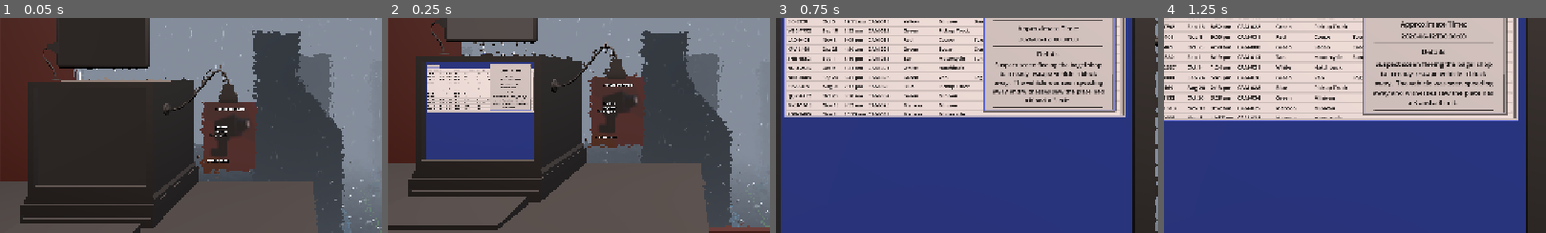
Above: before the commit, frames 1-4 (left to right).
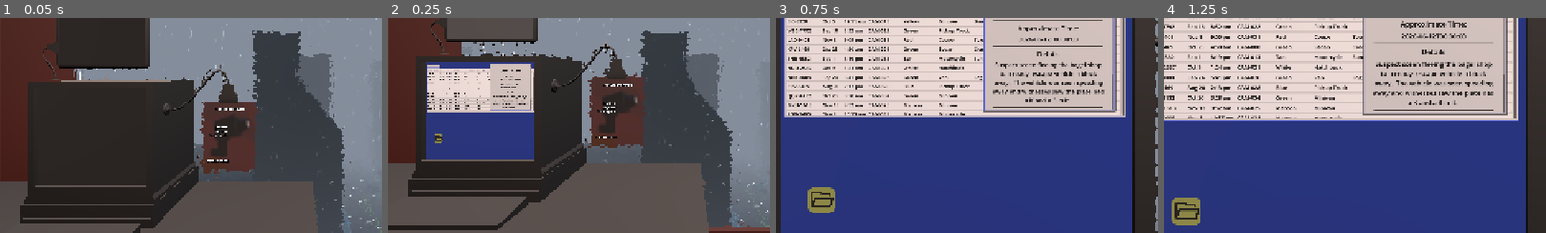
Above: after the commit, the same moments.

Repository: Ciph3rzer0/brackeys-2026.2-trust-no-one
Game: Godot game, scene res://scenes/city.tscn
Same seed, same stepped clock (60 frames per second), same inputs: the game is played once before the commit and once after it. Sound files missing from this copy of the repository are replaced by a short silence.
Inputs (mouse positions are % of the whole screen's width and height, from its top left):
- Up to frame 1 (0.05 s): no input
- Up to frame 2 (0.25 s): no input
- Up to frame 3 (0.75 s): tap Enter at 0.5 s; move the mouse to (55, 50) at 0.52 s; hold W (pc_forward) from 0.53 s (still down); hold E (pc_interact) from 0.53 s (still down); click (55, 50) at 0.67 s
- Up to frame 4 (1.25 s): keep holding W (pc_forward); keep holding E (pc_interact); tap Space at 0.77 s
The pictures show only the part of the screen within x 11-61%, y 37-87%; the shares and areas given below are measured in that part.

Frame 1 is identical in both runs. In frame 2, less than 0.1% of the frame differs, in the area x 12-15%, y 53-59%; in frame 3, 0.8%; in frame 4, 0.9%, in the area x 2-10%, y 83-97%.

Commit message:
feat: add start quest button

Diff:
--- /dev/null
+++ b/assets/folder.svg
@@ -0,0 +1 @@
+<svg xmlns="http://www.w3.org/2000/svg" viewBox="0 0 640 640"><!--!Font Awesome Free v7.3.1 by @fontawesome - https://fontawesome.com License - https://fontawesome.com/license/free Copyright 2026 Fonticons, Inc.--><path d="M129.5 464L179.5 304L558.9 304L508.9 464L129.5 464zM320.2 512L509 512C530 512 548.6 498.4 554.8 478.3L604.8 318.3C614.5 287.4 591.4 256 559 256L179.6 256C158.6 256 140 269.6 133.8 289.7L112.2 358.4L112.2 160C112.2 151.2 119.4 144 128.2 144L266.9 144C270.4 144 273.7 145.1 276.5 147.2L314.9 176C328.7 186.4 345.6 192 362.9 192L480.2 192C489 192 496.2 199.2 496.2 208L544.2 208C544.2 172.7 515.5 144 480.2 144L362.9 144C356 144 349.2 141.8 343.7 137.6L305.3 108.8C294.2 100.5 280.8 96 266.9 96L128.2 96C92.9 96 64.2 124.7 64.2 160L64.2 448C64.2 483.3 92.9 512 128.2 512L320.2 512z"/></svg>
--- /dev/null
+++ b/theme/folder_button_theme.tres
@@ -0,0 +1,34 @@
+[gd_resource type="Theme" format=3 uid="uid://bd38ltbo66d6v"]
+
+[sub_resource type="StyleBoxFlat" id="StyleBoxFlat_ikoig"]
+corner_radius_top_left = 20
+corner_radius_top_right = 20
+corner_radius_bottom_right = 20
+corner_radius_bottom_left = 20
+
+[sub_resource type="StyleBoxFlat" id="StyleBoxFlat_xen0k"]
+bg_color = Color(0.60345525, 0.6273328, 0.30836797, 1)
+corner_radius_top_left = 20
+corner_radius_top_right = 20
+corner_radius_bottom_right = 20
+corner_radius_bottom_left = 20
+
+[sub_resource type="StyleBoxFlat" id="StyleBoxFlat_akblr"]
+content_margin_left = 4.0
+content_margin_top = 4.0
+content_margin_right = 4.0
+content_margin_bottom = 4.0
+bg_color = Color(0.7469797, 0.74697965, 0.74697965, 0.22745098)
+border_width_left = 2
+border_width_top = 2
+border_width_right = 2
+border_width_bottom = 2
+corner_radius_top_left = 20
+corner_radius_top_right = 20
+corner_radius_bottom_right = 20
+corner_radius_bottom_left = 20
+
+[resource]
+Button/styles/hover = SubResource("StyleBoxFlat_ikoig")
+Button/styles/normal = SubResource("StyleBoxFlat_xen0k")
+Button/styles/pressed = SubResource("StyleBoxFlat_akblr")
--- a/ui/computer-screen/computer_screen.tscn
+++ b/ui/computer-screen/computer_screen.tscn
@@ -7,6 +7,10 @@
 [ext_resource type="PackedScene" uid="uid://dvphuceq43kt8" path="res://ui/tables/vehicle_sightings/vehicle_sightings_table_view.tscn" id="5_hkea7"]
 [ext_resource type="PackedScene" uid="uid://dukf0r3kv7h3u" path="res://ui/crime-report/crime_report.tscn" id="6_5hd8n"]
 [ext_resource type="PackedScene" uid="uid://caageh3xw4bpg" path="res://draggable-resizable-panel.tscn" id="7_8qfsr"]
+[ext_resource type="Theme" uid="uid://bd38ltbo66d6v" path="res://theme/folder_button_theme.tres" id="8_vod3n"]
+[ext_resource type="Texture2D" uid="uid://bsner80gnprhh" path="res://assets/folder.svg" id="9_5sf7k"]
+[ext_resource type="Script" uid="uid://dk0py0rtbm2f8" path="res://ui/computer-screen/quest_button.gd" id="10_5sf7k"]
+[ext_resource type="Resource" uid="uid://mlx6hgu5bc7w" path="res://scripts/quests/first_quest.tres" id="11_4dgut"]
 
 [sub_resource type="StyleBoxFlat" id="StyleBoxFlat_uhg71"]
 bg_color = Color(0, 0.18039216, 0.57254905, 1)
@@ -77,4 +81,16 @@
 offset_bottom = -598.0
 content_scene_path = "uid://dukf0r3kv7h3u"
 
+[node name="Button" type="Button" parent="." unique_id=1762318741]
+layout_mode = 0
+offset_left = 103.0
+offset_top = 894.0
+offset_right = 200.0
+offset_bottom = 991.0
+theme = ExtResource("8_vod3n")
+icon = ExtResource("9_5sf7k")
+expand_icon = true
+script = ExtResource("10_5sf7k")
+quest = ExtResource("11_4dgut")
+
 [connection signal="filter_changed" from="PlateFilter" to="VehicleSightingsTableView" method="_on_plate_filter_filter_changed"]
--- /dev/null
+++ b/ui/computer-screen/quest_button.gd
@@ -0,0 +1,7 @@
+class_name QuestButton
+extends Button
+
+@export var quest: Quest
+
+func _pressed() -> void:
+	print("START QUEST ", quest)
Not shown, added: assets/folder.svg.import
Not shown, added: ui/computer-screen/quest_button.gd.uid
